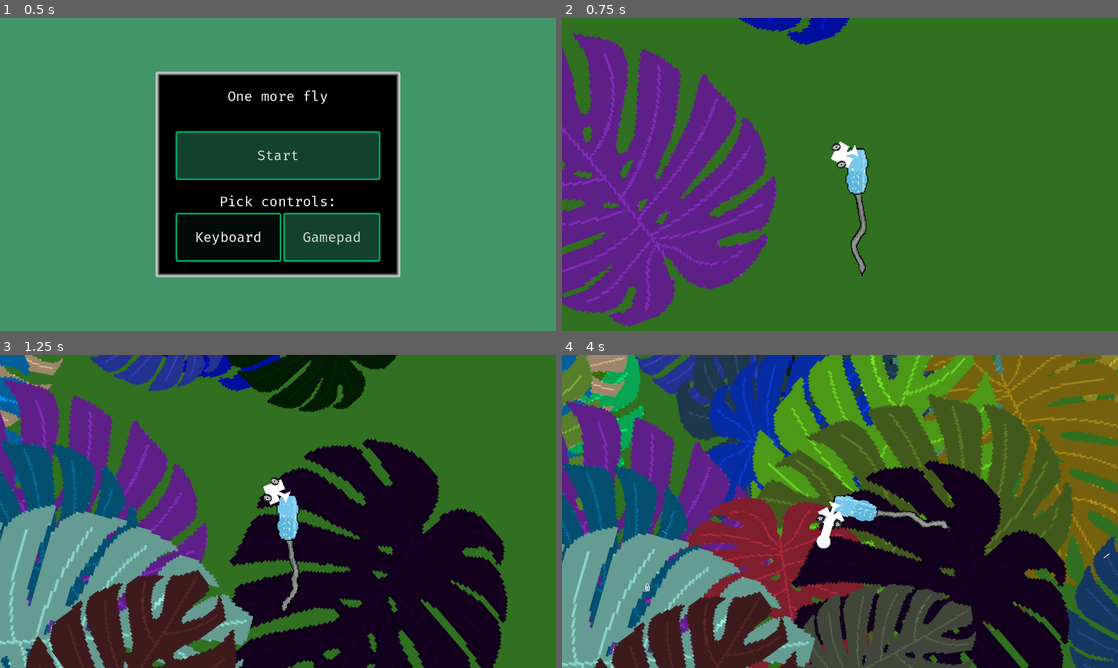
Above: before the commit, frames 1-4 (two rows, left to right).
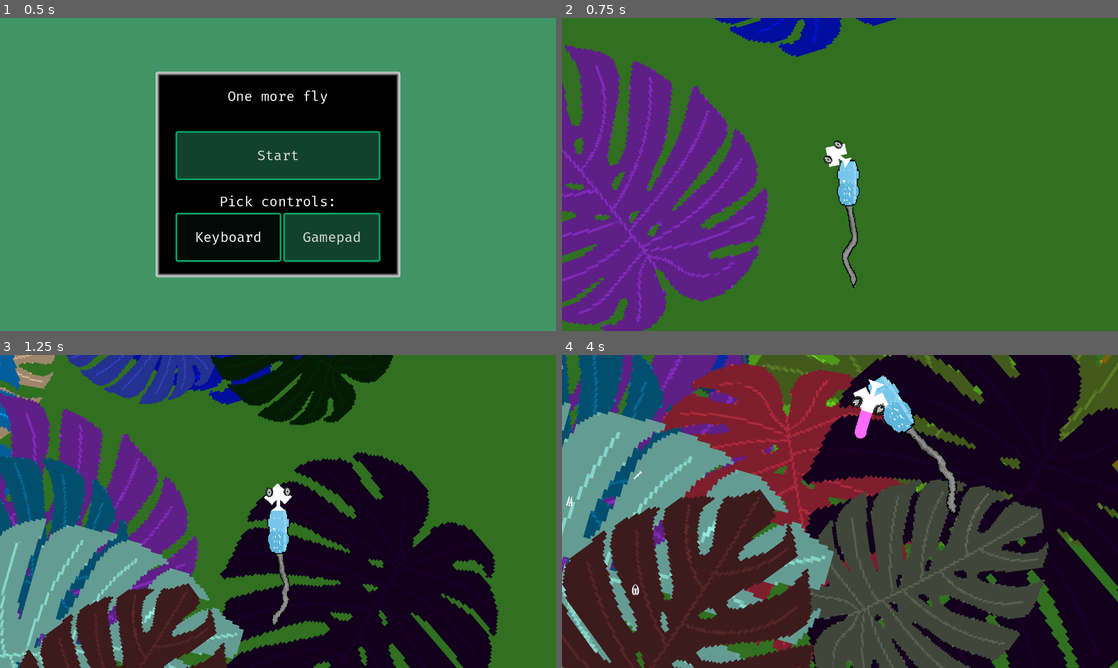
Above: after the commit, the same moments.

Repository: bjornarprytz/mask
Game: Godot game, scene res://entry.tscn
The game is run twice, just before and just after one commit, with the same random seed, the same clock (stepped at 60 frames per second) and the same inputs.
Inputs (mouse positions are in pixels of both pictures, inside the frame that each line leads up to):
- Up to frame 1 (0.5 s): no input
- Up to frame 2 (0.75 s): click "Start" at 0.5 s
- Up to frame 3 (1.25 s): no input
- Up to frame 4 (4 s): move the mouse to (962, 495) at 1.27 s; press the mouse at (962, 495) at 1.28 s; hold Right (ui_right) 1.28-2.03 s; move the mouse to (728, 527) at 2.02 s; release the mouse at (728, 527) at 2.03 s; hold Down (ui_down) 2.03-2.78 s; click (728, 527) at 2.1 s; move the mouse to (895, 442) at 2.77 s; press the mouse at (895, 442) at 2.78 s; hold Right (ui_right) 2.78-3.53 s; move the mouse to (812, 574) at 3.52 s; release the mouse at (812, 574) at 3.53 s; hold Up (ui_up) from 3.53 s (still down); click (812, 574) at 3.6 s

Frame 1 is identical in both runs. In frame 2, 14% of the frame differs, in the area x 0-61%, y 0-100%; in frame 3, 31%; in frame 4, 85%, in the area x 0-100%, y 0-100%.

Commit message:
tongue shoot

Diff:
--- a/src/actions/shoot.gd
+++ b/src/actions/shoot.gd
@@ -4,32 +4,53 @@
 @onready var tongue: Tongue = %Tongue
 
 @export var shoot_range: float = 200.0
+@export var max_zoom: Vector2 = Vector2.ONE * 3.0
+
+@onready var camera: Camera2D = Events.game.camera
+@onready var orig_zoom: Vector2 = camera.zoom
+
 
 signal finished()
 
 var time_tween: Tween
+var camera_tween: Tween
 
 
 func _ready() -> void:
-	_move_time_to_target(0.5, 0.1)
+	camera.target = tongue.ball
+	_move_time_to_target(0.5, 0.5)
+	_move_camera_to_zoom(max_zoom, 1.0)
+
+
+func _move_camera_to_zoom(target: Vector2, duration: float):
+	if camera_tween:
+		camera_tween.kill()
+	camera_tween = create_tween().set_ignore_time_scale(true)
+	camera_tween.set_ease(Tween.EASE_OUT)
+	camera_tween.tween_property(Events.game.camera, "zoom", target, duration)
+	await camera_tween.finished
 
 func _move_time_to_target(target: float, duration: float):
 	if time_tween:
 		time_tween.kill()
 	time_tween = create_tween().set_ignore_time_scale(true)
+	time_tween.set_ease(Tween.EASE_OUT)
 	time_tween.tween_method(_control_time, Engine.time_scale, target, duration)
 	await time_tween.finished
 
 func _control_time(f: float):
 	Engine.time_scale = f
 
+
 func fire():
 	var aim = Controls.get_aim(global_position)
 	tongue.shoot(global_position + aim.normalized() * shoot_range)
 	tongue.hit.connect(_on_hit, CONNECT_ONE_SHOT)
 
-	_move_time_to_target(1.0, 0.2)
-	await tongue.done
+	await _move_time_to_target(1.0, 0.2)
+	_move_camera_to_zoom(orig_zoom, 0.3)
+	if tongue.is_done == false:
+		await tongue.done
 
 	_clean_up()
 
@@ -41,5 +62,10 @@
 	if time_tween != null and time_tween.is_running():
 		await time_tween.finished
 
+	if camera_tween != null and camera_tween.is_running():
+		await camera_tween.finished
+
+	camera.target = Events.game.chameleonardo
+
 	finished.emit()
 	queue_free()
--- /dev/null
+++ b/src/camera.gd
@@ -0,0 +1,12 @@
+extends Camera2D
+
+@export var target: Node2D
+
+@export var lerp_speed: float = 5.0
+
+# Ignore timescale
+
+func _process(delta: float) -> void:
+	if (Engine.time_scale != 0.0):
+		delta = delta / abs(Engine.time_scale) # Adjust delta to ignore time scale
+	global_position = lerp(global_position, target.global_position, delta * lerp_speed)
--- a/src/chameleonardo/tongue.gd
+++ b/src/chameleonardo/tongue.gd
@@ -12,6 +12,8 @@
 signal hit(fly: Fly)
 signal retracted()
 signal done()
+
+var is_done = false
 
 func _process(_delta: float) -> void:
 	# Rotate the tongue towards the target vector
@@ -47,3 +49,4 @@
 func _on_retracted():
 	retracted.emit()
 	done.emit()
+	is_done = true
--- a/src/chameleonardo/tongue.tscn
+++ b/src/chameleonardo/tongue.tscn
@@ -7,6 +7,7 @@
 radius = 64.0
 
 [node name="Tongue" type="Node2D"]
+modulate = Color(1, 0.41568628, 1, 1)
 script = ExtResource("1_sc3er")
 
 [node name="Stretch" type="ColorRect" parent="."]
@@ -17,8 +18,8 @@
 
 [node name="Ball" type="Sprite2D" parent="."]
 unique_name_in_owner = true
-position = Vector2(11, 0)
-scale = Vector2(0.125, 0.125)
+position = Vector2(9, 0)
+scale = Vector2(0.078125, 0.078125)
 texture = ExtResource("1_vu47e")
 
 [node name="Hitbox" type="Area2D" parent="Ball"]
--- a/src/fly.gd
+++ b/src/fly.gd
@@ -3,7 +3,7 @@
 
 var chars := "abcdefghijklnopqrstuxyzæøå123456789"
 var path: FlyPath
-@export var move_speed: float = 200.0
+@export var move_speed: float = 250.0
 @export var flap_speed: float = 20.0
 
 @onready var r_wing: Node2D = %RWing
@@ -11,13 +11,16 @@
 @onready var r_form: RichTextLabel = %RForm
 @onready var l_form: RichTextLabel = %LForm
 
-@onready var flap_offset =  randf()
+@onready var flap_offset = randf()
 
 func set_form(l: String):
 	r_form.bbcode_text = l
 	l_form.bbcode_text = l
 
-func die():
+func die(with_effect: bool = true) -> void:
+	if with_effect:
+		# TODO: Add death effect
+		pass
 	queue_free()
 	path.queue_free()
 
@@ -31,7 +34,7 @@
 	# Start from the beginning of the path
 	progress = 0.0
 
-	set_form(chars[randi_range(0, chars.length()-1)])
+	set_form(chars[randi_range(0, chars.length() - 1)])
 
 func _check_distance_to_chameleonardo() -> void:
 	var chameleonardo = Events.game.chameleonardo
@@ -40,7 +43,7 @@
 
 	var distance = global_position.distance_to(chameleonardo.global_position)
 	if distance > 800.0:
-		die()
+		die(false)
 
 func _process(delta: float) -> void:
 	# Move along the path
--- a/src/main.gd
+++ b/src/main.gd
@@ -8,6 +8,3 @@
 
 func _ready() -> void:
 	Events.game = self
-
-func _process(delta: float) -> void:
-	camera.global_position = lerp(camera.global_position, chameleonardo.global_position, delta)
--- a/src/main.tscn
+++ b/src/main.tscn
@@ -1,8 +1,9 @@
-[gd_scene load_steps=5 format=3 uid="uid://cgrejd4v5ywd3"]
+[gd_scene load_steps=6 format=3 uid="uid://cgrejd4v5ywd3"]
 
 [ext_resource type="Script" uid="uid://736gp2f48fi7" path="res://main.gd" id="1_ig7tw"]
 [ext_resource type="PackedScene" uid="uid://c14js4o0ltlpm" path="res://world/world.tscn" id="2_0xm2m"]
 [ext_resource type="PackedScene" uid="uid://b50dkk78u0h5e" path="res://chameleonardo/chameleonardo.tscn" id="3_h2yge"]
+[ext_resource type="Script" uid="uid://ikta2fosfijt" path="res://camera.gd" id="4_lquwl"]
 [ext_resource type="AudioStream" uid="uid://djs62uk2y1ucf" path="res://assets/audio/OneMoreFly.mp3" id="5_lquwl"]
 
 [node name="Main" type="Node2D"]
@@ -16,10 +17,12 @@
 position = Vector2(663, 328)
 rotation = -1.5707964
 
-[node name="Camera" type="Camera2D" parent="."]
+[node name="Camera" type="Camera2D" parent="." node_paths=PackedStringArray("target")]
 unique_name_in_owner = true
 position = Vector2(640, 360)
 zoom = Vector2(2, 2)
+script = ExtResource("4_lquwl")
+target = NodePath("../Chameleonardo")
 
 [node name="Music" type="AudioStreamPlayer" parent="."]
 unique_name_in_owner = true
Not shown, added: src/camera.gd.uid
Not shown, changed: readme.md
